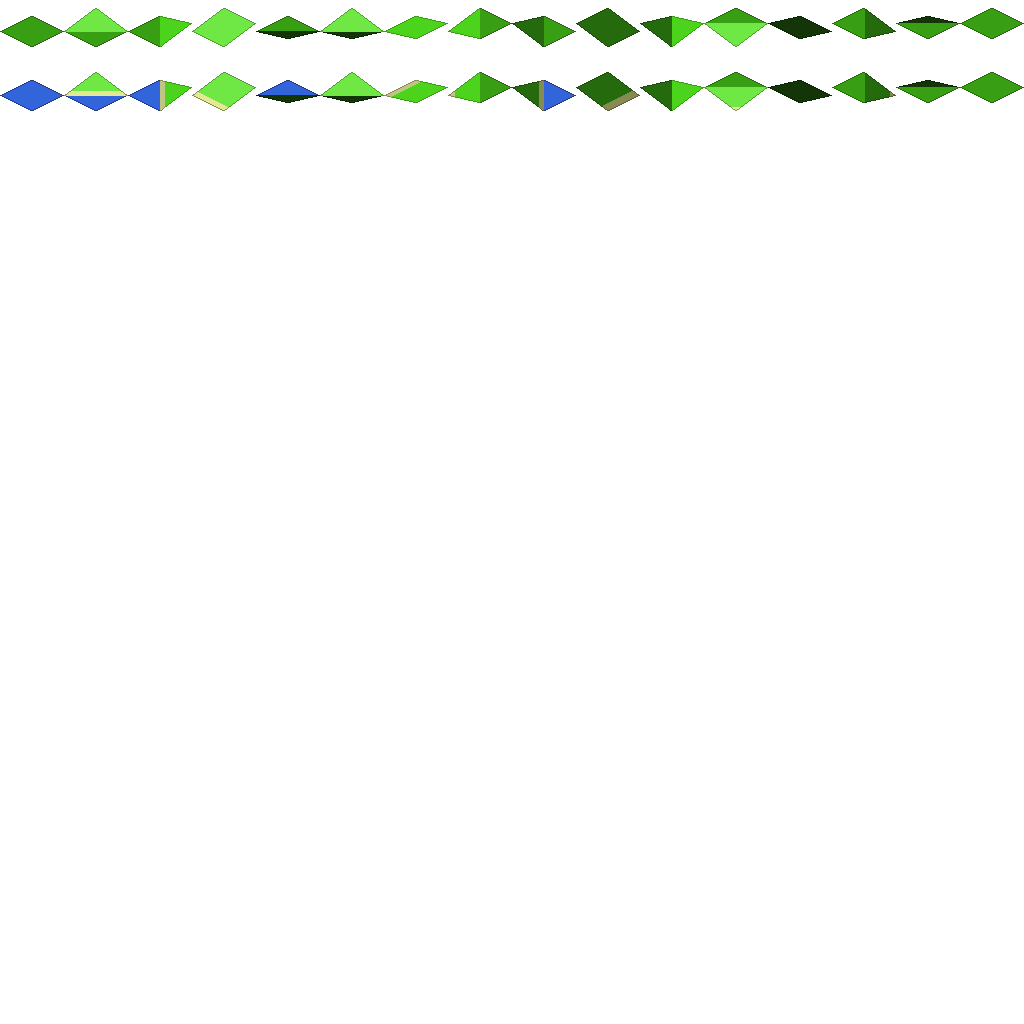
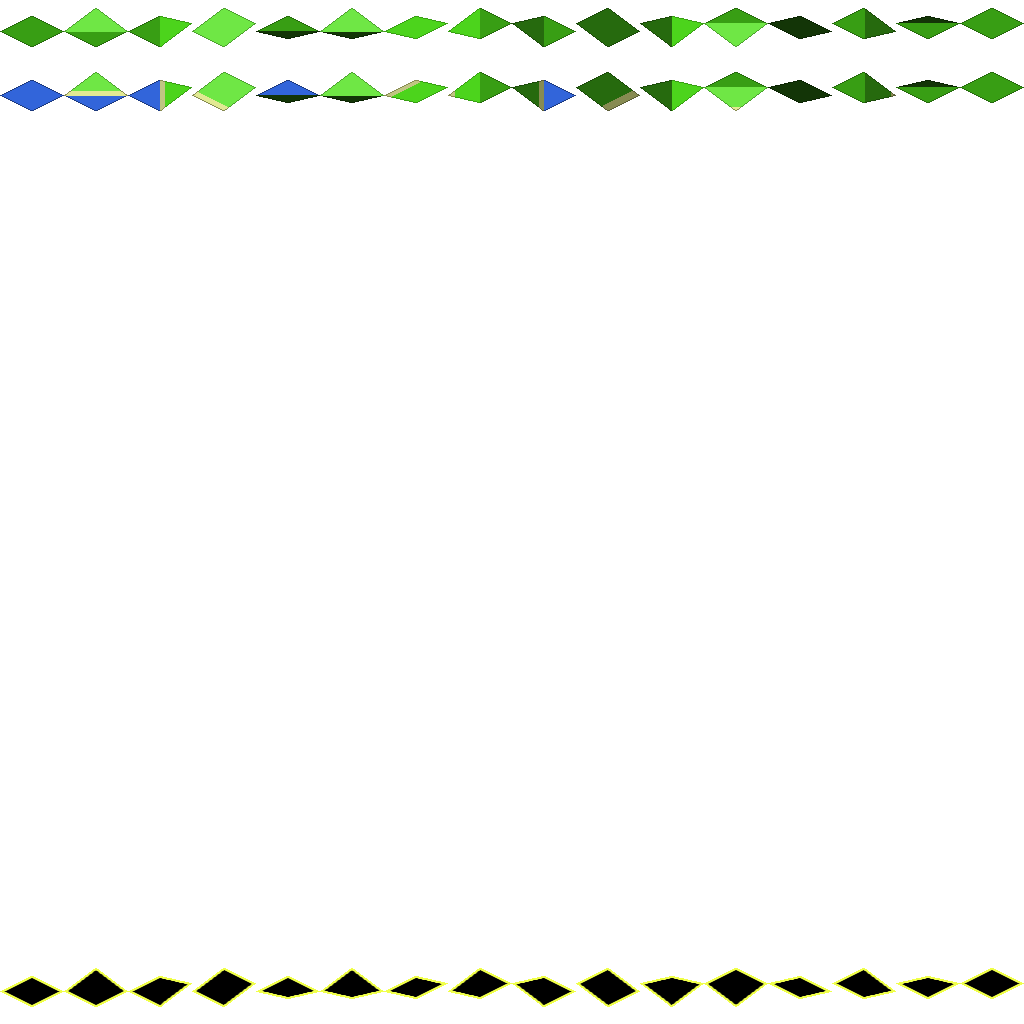
Layered file, before and after one edit (1024x1024). Changes by layer:
added layer "Selection" above "Water" over [0, 968, 1024, 1007]
